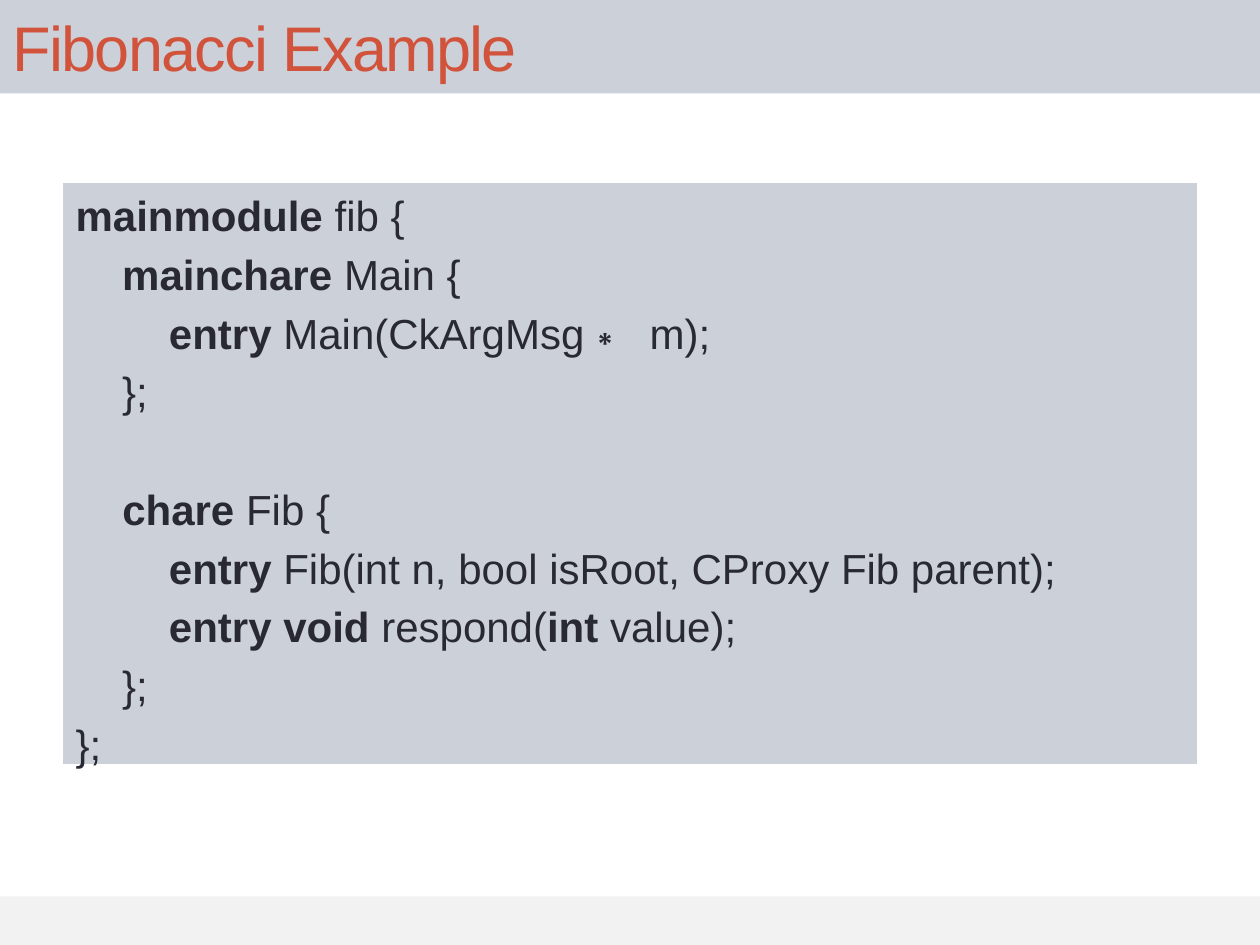
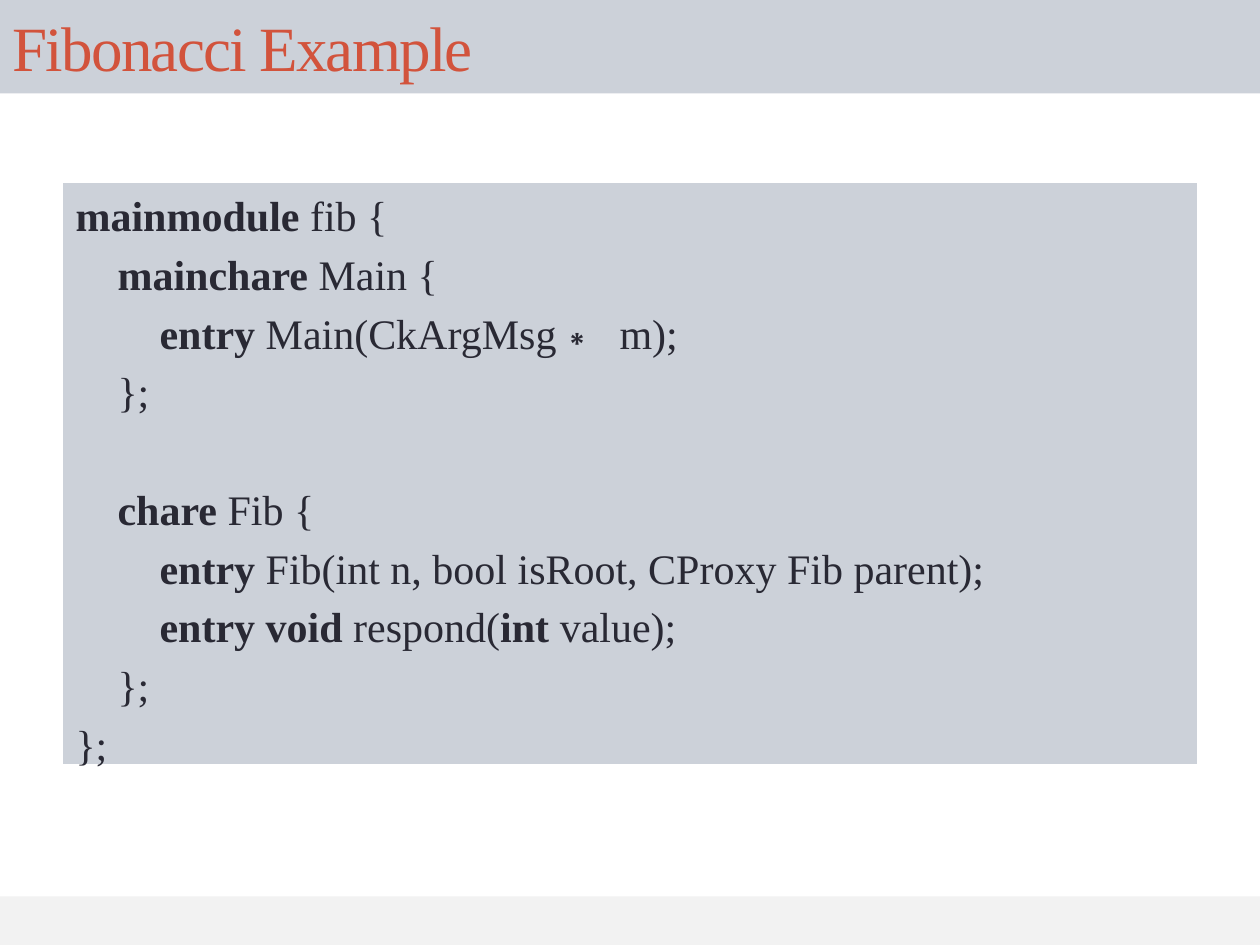
Before and after one commit to UIUC-PPL/charm_tutorial, a slide deck: slide 15 of tutorial.pptx (slide 8 before the commit). Drawn at 1260x945 pixels with LibreOffice and Linux fonts; fonts in the diff are those of the drawing. Boxes give left, top, right and bottom in pixels: in the first picture for what was removed or moved away, otherwise in the second. Text is boxed around its words. In the diff, an @@ line names an element or a change of style, - is before the commit and + after.

Commit message:
Theme font changed to Times New Roman. More slides added. :

```diff
--- a/tutorial.pptx
+++ b/tutorial.pptx
@@ title "Fibonacci Example" at [0, 0, 1260, 93]: font Arial to Times New Roman @@
@@ text "mainmodule fib {" at [63, 183, 1197, 764]: font Arial to Times New Roman @@
```
Also in this commit, not shown: 32 other slides changed, 7 slides added.
